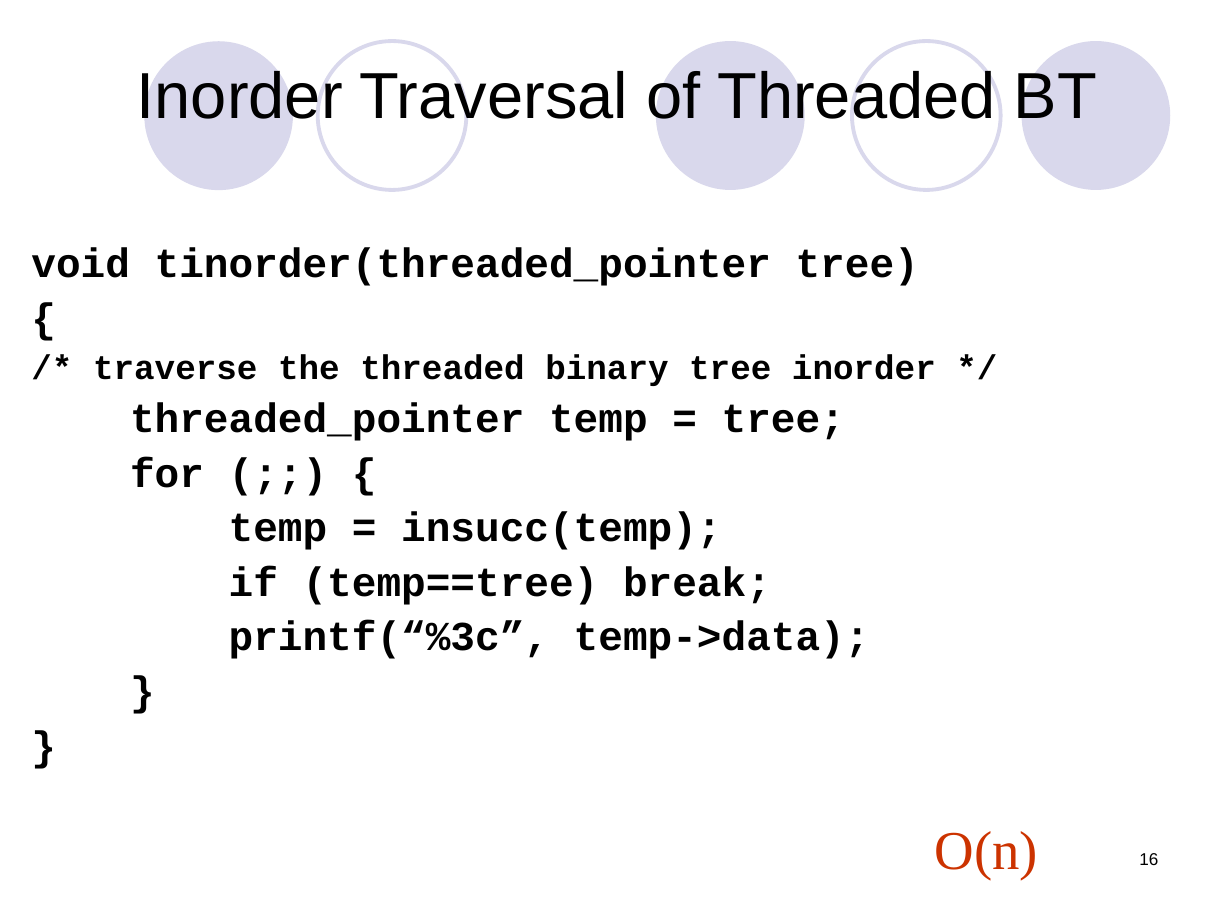
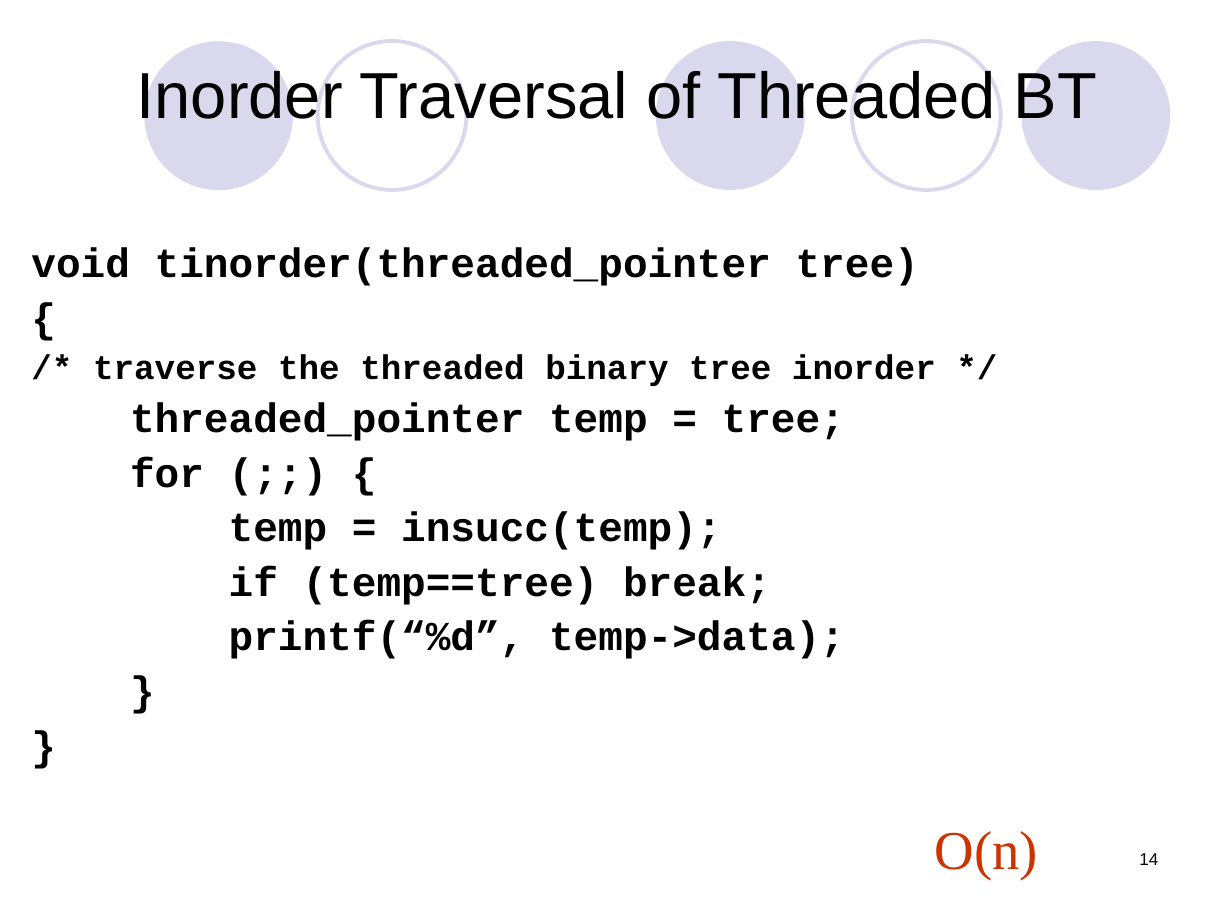
Before and after one commit to Rustam-Z/data-structures-and-algorithms, a slide deck: slide 14 of lecture notes/Threaded_Binary-_TREES.ppt (slide 16 before the commit). Drawn at 1232x924 pixels with LibreOffice and Linux fonts; fonts in the diff are those of the drawing. Boxes give left, top, right and bottom in pixels: in the first picture for what was removed or moved away, otherwise in the second. Text is boxed around its words. In the diff, an @@ line names an element or a change of style, - is before the commit and + after.

```diff
--- a/lecture notes/Threaded_Binary-_TREES.ppt
+++ b/lecture notes/Threaded_Binary-_TREES.ppt
@@ text at [229,621,845,659]: text changed @@
-printf(“%3c”, temp->data);
+printf(“%d”, temp->data);
@@ page number at [1139,853,1158,865]: text changed @@
-16
+14
```
Also in this commit, not shown: 10 other slides changed, 1 slide added, 2 slides removed, 10 other files.
